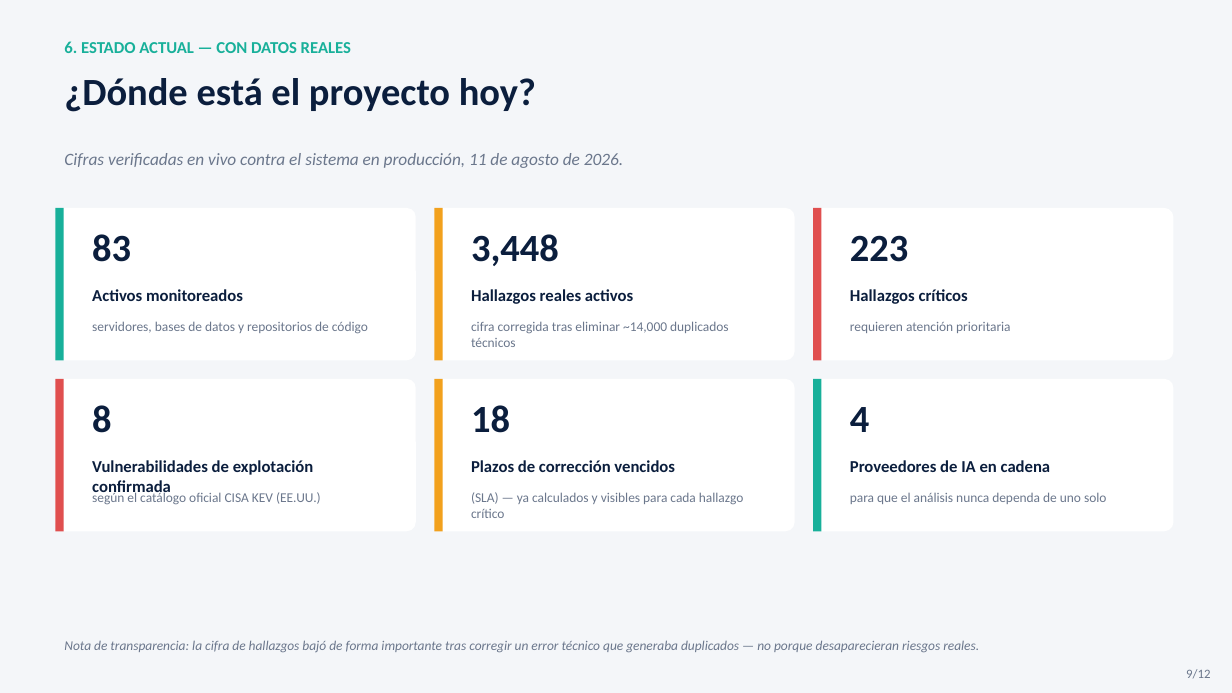
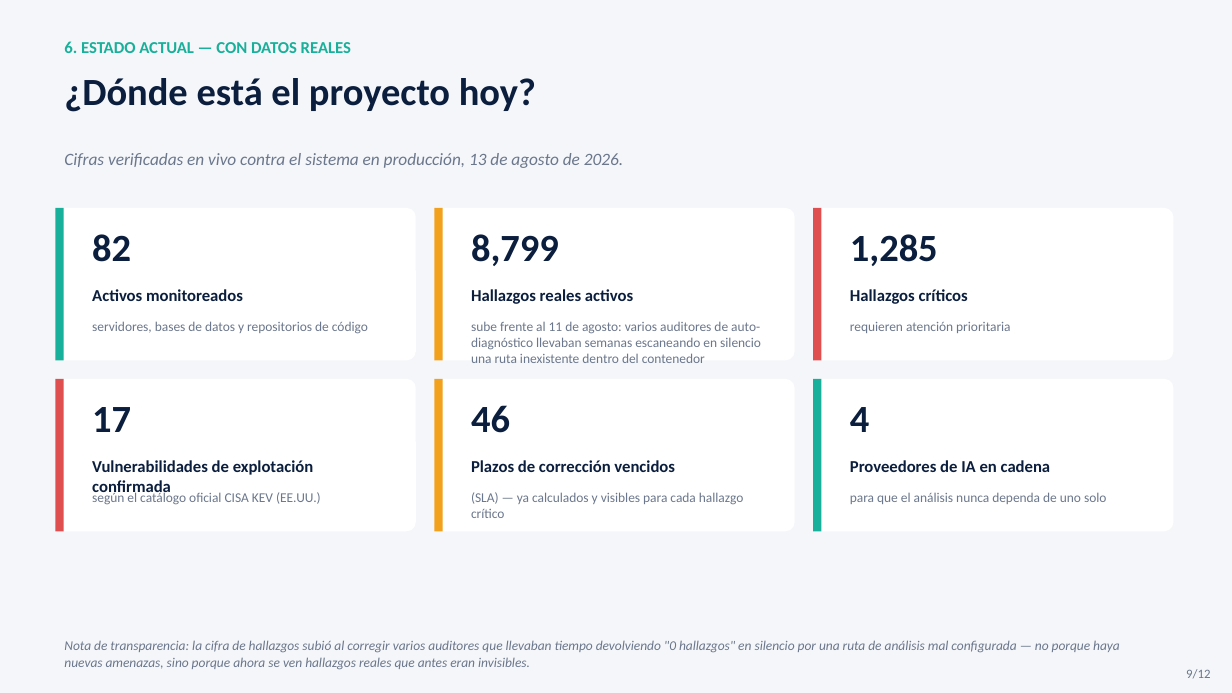
Before and after one commit to imarthe75/centinela-ai, a slide deck: slide 9 of Presentacion_Centinela_AI.pptx. Drawn at 1232x693 pixels with LibreOffice and Linux fonts; fonts in the diff are those of the drawing. Boxes give left, top, right and bottom in pixels: in the first picture for what was removed or moved away, otherwise in the second. Text is boxed around its words. In the diff, an @@ line names an element or a change of style, - is before the commit and + after.

```diff
--- a/Presentacion_Centinela_AI.pptx
+++ b/Presentacion_Centinela_AI.pptx
@@ text at (64, 153, 623, 168): text changed @@
-Cifras verificadas en vivo contra el sistema en producción, 11 de agosto de 2026.
+Cifras verificadas en vivo contra el sistema en producción, 13 de agosto de 2026.
@@ text at (92, 234, 131, 262): text changed @@
-83
+82
@@ text at (471, 234, 559, 266): text changed @@
-3,448
+8,799
@@ text at (850, 234, 938, 266): text changed @@
-223
+1,285
@@ text at (471, 321, 761, 363): text changed @@
-cifra corregida tras eliminar ~14,000 duplicados técnicos
+sube frente al 11 de agosto: varios auditores de auto-diagnóstico llevaban semanas escaneando en silencio una ruta inexistente dentro del contenedor
@@ text at (92, 407, 131, 432): text changed @@
-8
+17
@@ text at (471, 405, 510, 433): text changed @@
-18
+46
@@ text at (64, 640, 1120, 669): text changed @@
-Nota de transparencia: la cifra de hallazgos bajó de forma importante tras corregir un error técnico que generaba duplicados — no porque desaparecieran riesgos reales.
+Nota de transparencia: la cifra de hallazgos subió al corregir varios auditores que llevaban tiempo devolviendo "0 hallazgos" en silencio por una ruta de análisis mal configurada — no porque haya nuevas amenazas, sino porque ahora se ven hallazgos reales que antes eran invisibles.
```
Also in this commit, not shown: 18 other files.
